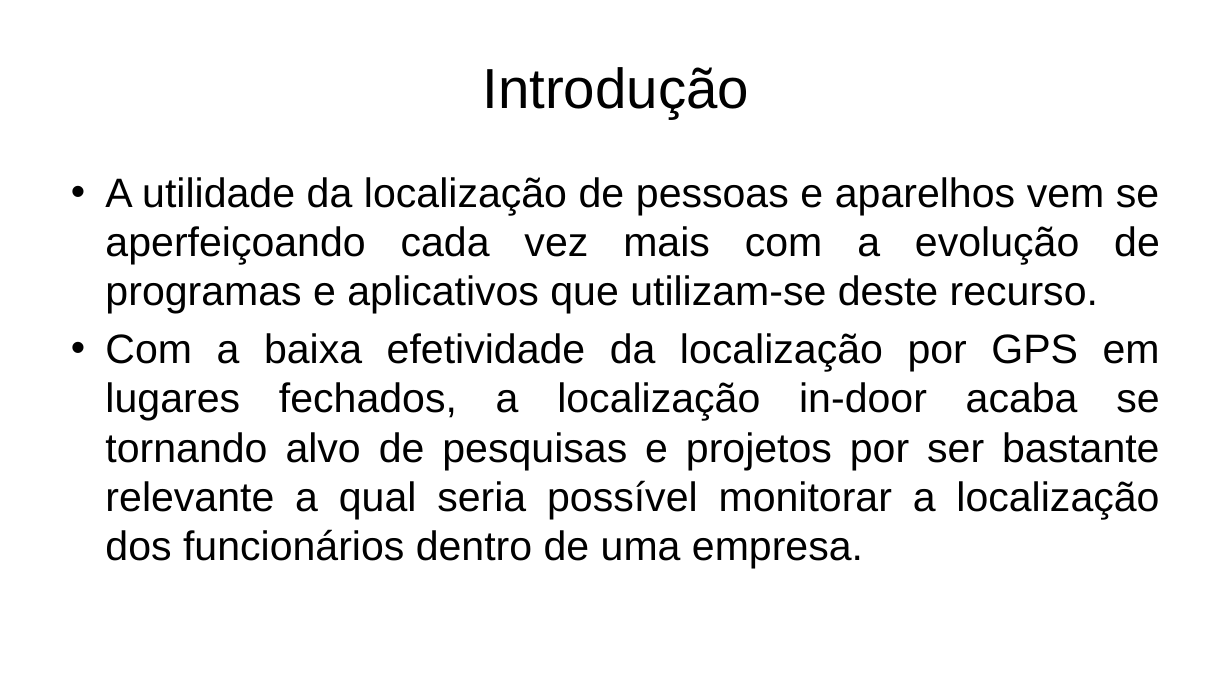
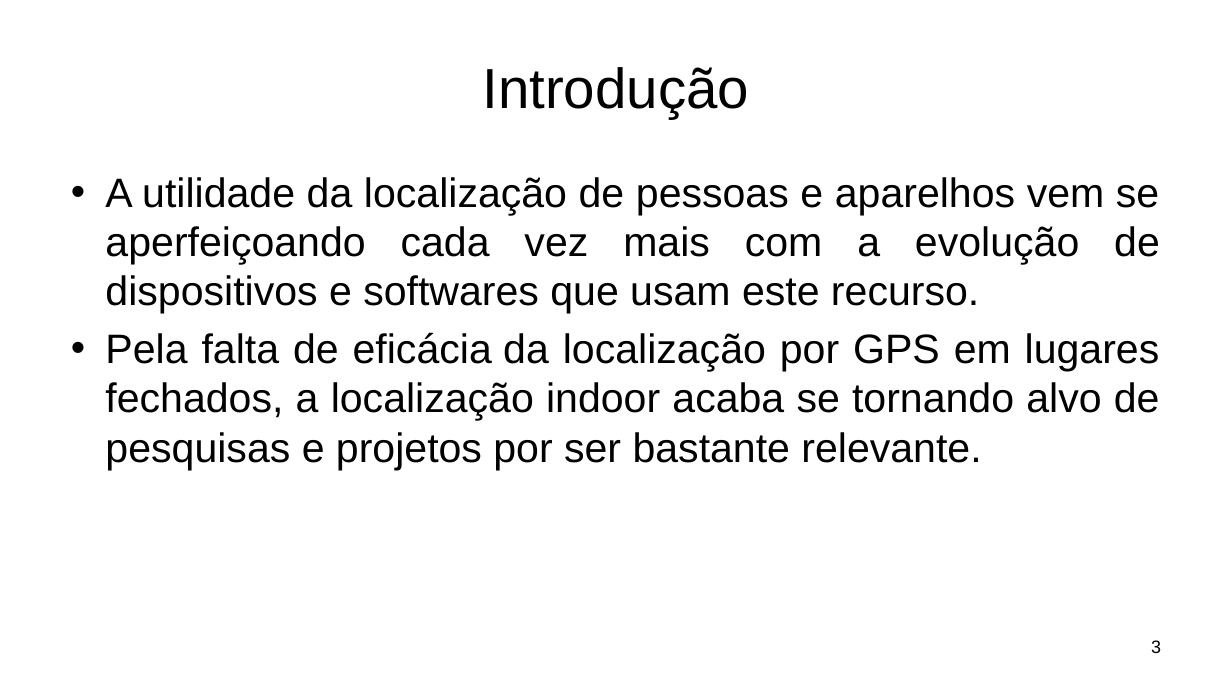
Before and after one commit to Guigajks/PI-VIII, a slide deck: slide 3 of Documentação/Apresentação Projeto PID.pptx. Drawn at 1232x693 pixels with LibreOffice and Linux fonts; fonts in the diff are those of the drawing; background and template pictures are left out. Boxes give left, top, right and bottom in pixels: in the first picture for what was removed or moved away, otherwise in the second. Text is boxed around its words. In the diff, an @@ line names an element or a change of style, - is before the commit and + after.

```diff
--- a/Documentação/Apresentação Projeto PID.pptx
+++ b/Documentação/Apresentação Projeto PID.pptx
@@ text at <box>105,177,1160,470</box>: text changed @@
-• A utilidade da localização de pessoas e aparelhos vem se aperfeiçoando cada vez mais com a evolução de programas e aplicativos que utilizam-se deste recurso.
-• Com a baixa efetividade da localização por GPS em lugares fechados, a localização in-door acaba se tornando alvo de pesquisas e projetos por ser bastante relevante a qual seria possível monitorar a localização dos funcionários dentro de uma empresa.
+• A utilidade da localização de pessoas e aparelhos vem se aperfeiçoando cada vez mais com a evolução de dispositivos e softwares que usam este recurso.
+• Pela falta de eficácia da localização por GPS em lugares fechados, a localização indoor acaba se tornando alvo de pesquisas e projetos por ser bastante relevante.
@@ page number added at <box>1151,640,1161,653</box>, 14 pt, text #000000 @@
+3
```
Also in this commit, not shown: 11 other slides changed, 7 slides added, 6 other files.
